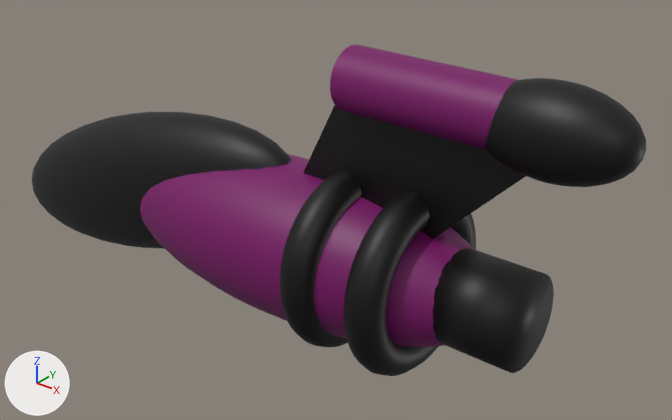
Before and after pictures for a commit that changed the Blender file assets/ship/body/SpaceshipBody.blend.
The view is the same before and after, from a 50 mm lens placed at (8.52, -8.44, 6.42), pointed at (1.36, 0.52, 0.87). Lighting does not change. The marker at lower left points along +X, +Y and +Z. The first picture is the older version.

Before the edit, the objects in view are built like this:
```python
ob_cube = bpy.data.objects.new('Cube', me_cube)
ob_cube.location = (2.0, 0.0, 2.0)
ob_cube.scale = (1.0, -0.1, 1.0)
ob_cylinder = bpy.data.objects.new('Cylinder', me_cylinder_005)
ob_cylinder.location = (3.0, 0.0, 3.0)
ob_cylinder.rotation_euler = (0.0, -1.571, 0.0)  # degrees (0, -90, 0)
ob_cylinder.scale = (0.4, 0.4, 1.0)
ob_sphere_001 = bpy.data.objects.new('Sphere.001', me_sphere_001)
ob_sphere_001.location = (-1.93, 0.0, 0.56)
ob_sphere_001.rotation_euler = (0.0, -0.299, 0.0)  # degrees (0, -17, 0)
ob_sphere_001.scale = (3.12, 0.738, 1.07)
ob_sphere_003 = bpy.data.objects.new('Sphere.003', me_sphere_003)
ob_sphere_003.location = (4.67, 0.0, 2.96)
ob_sphere_003.rotation_euler = (0.0, -0.00953, 0.0)  # degrees (0, -0.5, 0)
ob_sphere_003.scale = (0.937, 0.501, 0.536)
# also in view: 'Torus.001' at (3.0, 0.0, 0.6); 'Cylinder.001' at (4.0, 0.0, 0.6); 'Sphere.002' at (1.07, 0.0, 0.56); 'Torus' at (2.0, 0.0, 0.6)
```
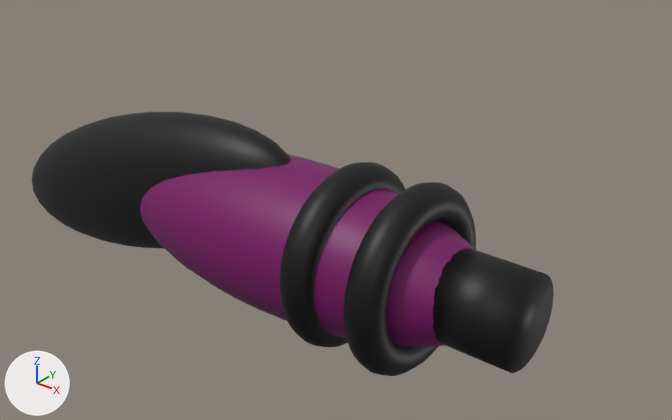
Patch to the scene script:
```diff
--- a/assets/ship/body/SpaceshipBody.blend.py
+++ b/assets/ship/body/SpaceshipBody.blend.py
@@ ob_cube @@
-ob_cube = bpy.data.objects.new('Cube', me_cube)
-ob_cube.location = (2.0, 0.0, 2.0)
-ob_cube.scale = (1.0, -0.1, 1.0)
@@ ob_cylinder @@
-ob_cylinder = bpy.data.objects.new('Cylinder', me_cylinder_005)
-ob_cylinder.location = (3.0, 0.0, 3.0)
-ob_cylinder.rotation_euler = (0.0, -1.571, 0.0)  # degrees (0, -90, 0)
-ob_cylinder.scale = (0.4, 0.4, 1.0)
@@ ob_sphere_003 @@
-ob_sphere_003 = bpy.data.objects.new('Sphere.003', me_sphere_003)
-ob_sphere_003.location = (4.67, 0.0, 2.96)
-ob_sphere_003.rotation_euler = (0.0, -0.00953, 0.0)  # degrees (0, -0.5, 0)
-ob_sphere_003.scale = (0.937, 0.501, 0.536)
```

Changed parts and their boxes [x1, y1, x2, y2] in the pictures (672 x 420 px):
'Cube', deleted (black)
    before: [303, 105, 526, 239]
'Sphere.003', deleted (black)
    before: [485, 78, 646, 187]
'Cylinder', deleted (dark purple)
    before: [330, 44, 518, 149]
